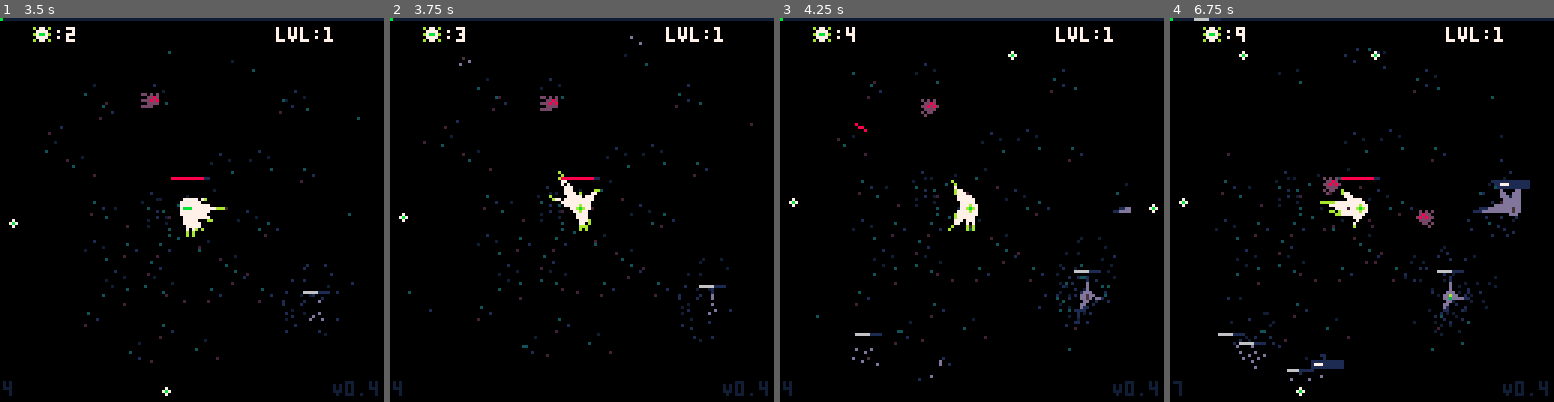
Above: before the commit, frames 1-4 (left to right).
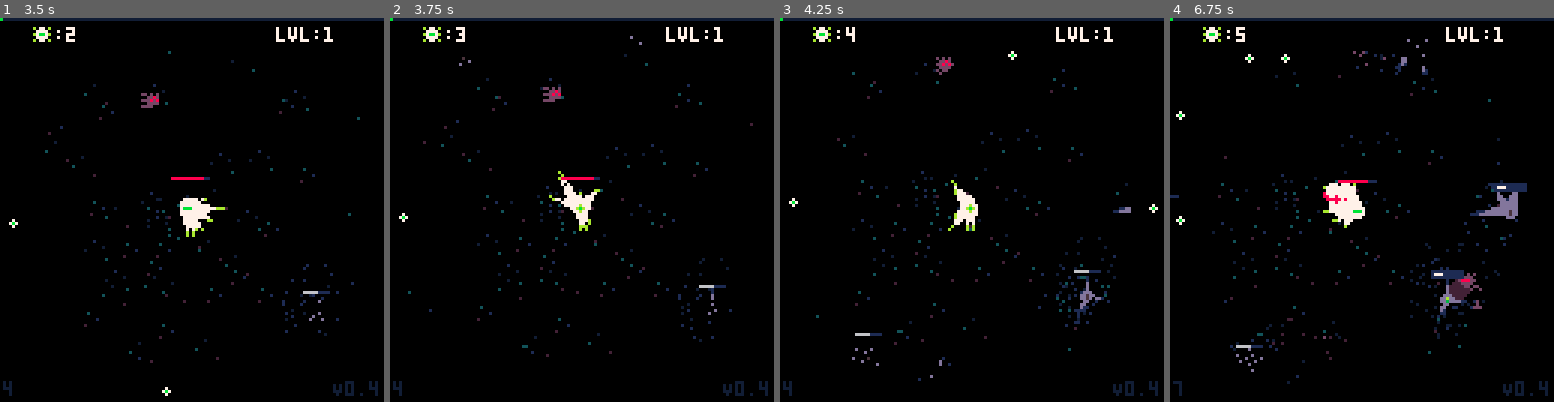
Above: after the commit, the same moments.

Repository: manyweare/heals-p8
Game: PICO-8 cartridge healers.p8
Two runs of this game, one before a commit and one after it. Both use one fixed random seed, a clock stepped at 60 frames per second and the inputs below.
Inputs:
- Up to frame 1 (3.5 s): tap X (X key) at 0.33, 1.07, 1.85, 2.97 s; tap O (Z key) at 0.7, 1.7, 2.1, 2.5, 2.9, 3.3 s; hold Right 1.6-2.1 s; hold Up 2.15-2.42 s; hold Right 2.47-3.03 s; hold Left from 3.08 s (still down)
- Up to frame 2 (3.75 s): release Left at 3.58 s; hold Down from 3.63 s (still down); tap O (Z key) at 3.7 s
- Up to frame 3 (4.25 s): release Down at 3.97 s; hold Right from 4.02 s (still down); tap X (X key) at 4.08 s; tap O (Z key) at 4.1 s
- Up to frame 4 (6.75 s): tap O (Z key) every 0.4 s from 4.5 to 6.5 s; release Right at 4.68 s; hold Up 4.73-5.03 s; hold Left 5.08-5.68 s; tap X (X key) at 5.2, 6.32 s; hold Down 5.73-6.03 s; hold Right 6.08-6.58 s; hold Right from 6.63 s (still down)

Frame 1 is identical in both runs. In frame 2, 0.2% of the frame differs, in the area x 39-45%, y 17-25%; in frame 3, 0.3%; in frame 4, 5.7%, in the area x 0-94%, y 0-99%.

Commit message:
XP item batching

Diff:
--- a/heals.lua
+++ b/heals.lua
@@ -53,10 +53,8 @@
 	-- player abilities
 	all_heals = { beam, aoe, proj, chain, orb }
 	curr_heals = { beam }
-
 	--current heals in the queue
 	heals = {}
-
 	--eye orb glow lt
 	cast_lt = 12
 	--orb heals
@@ -64,8 +62,8 @@
 end
 
 function update_heals()
-	-- update timer and check ellapsed
-	-- if ellapsed, fire off a heal
+	-- update timer and check ellapsed for all current heals
+	-- if ellapsed, add heal to queue
 	for i, h in inext, curr_heals do
 		h.tmr += 1
 		if h.tmr >= h.freq then
@@ -91,10 +89,10 @@
 end
 
 function new_beam_heal()
-	-- must find a closest hurt entity
-	-- local in_range = nearby(p, entities, beam.range)
-	local _nearby = nearby(p, entities, beam.range)
-	local _tgt = most_hurt(_nearby)
+	-- must find target entity
+	local in_range = nearby(p, entities, beam.range)
+	-- local _tgt = most_hurt(_nearby)
+	local _tgt = closest_hurt(p, in_range)
 	if not is_empty(_tgt) then
 		local h = beam:new({
 			tgt = _tgt,
@@ -135,8 +133,8 @@
 			del(_entities, _tgt)
 			_src = _tgt
 			--range and power reduced with each jump
-			-- range *= .75
-			pwr /= 2
+			range *= .9
+			pwr *= .5
 		end
 	end
 	--fire off heals added to chain
--- a/items.lua
+++ b/items.lua
@@ -9,17 +9,32 @@
 })
 
 function drop_xp(pos, num)
-	for i = 1, num do
+	local i, xpval = 1, 1
+	while i <= num do
 		local x, y = pos.x, pos.y
+		--set initial tgt pos away from player a random amount
 		x = (x > 63) and x + rndf(4, 6) or x - rndf(4, 6)
 		y = (y > 63) and y + rndf(4, 6) or y - rndf(4, 6)
+		--find how many times num is divisible by an amount
+		--to generate bigger xp orbs
+		if i % 10 == 0 then
+			xpval = 10
+			i += 10
+		elseif i % 5 == 0 then
+			xpval = 5
+			i += 5
+		else
+			xpval = 1
+		end
 		local xp = ixp:new({
 			pos = pos,
 			maxspd = rndf(2.5, 4.5),
 			maxfrc = rndf(.25, .65),
-			tgt = pos
+			tgt = pos,
+			val = xpval
 		})
 		add(items, xp)
+		i += 1
 	end
 end
 
@@ -56,7 +71,7 @@
 		end
 		--heading to player so check for collision again
 		if col(pos, 2, p, p.r) then
-			addxp()
+			addxp(val)
 			sfx(_G.sfxt.ixp)
 			del(_G.items, self)
 		end
@@ -66,7 +81,14 @@
 function ixp:draw()
 	local _ENV = self
 	circfill(pos.x, pos.y, 1, 1)
-	pset(pos.x, pos.y, 7)
+	if val == 10 then
+		circfill(pos.x, pos.y, 2, 3)
+		circfill(pos.x, pos.y, 1, 9)
+	elseif val == 5 then
+		circfill(pos.x, pos.y, 1, 9)
+	else
+		pset(pos.x, pos.y, 9)
+	end
 	-- trail_fx(pos.x, pos.y - 1)
-	if (frame % 10 < 5) circfill(pos.x, pos.y, 1, 3)
+	if (frame % 10 < 5) pset(pos.x, pos.y, 1, 7)
 end
--- a/utils.lua
+++ b/utils.lua
@@ -1,9 +1,4 @@
---tools
-
--- function print_align(t, x, y, c, u, v)
--- 	local ox, oy = print(t, 0, 128)
--- 	print(t, x - ox * u, y - (oy - 128) * (v or 0), c)
--- end
+--utils
 
 pi = 3.1416
 
@@ -27,6 +22,14 @@
 function v_rot(v, a) return v_polar(a, v_mag(v)) end
 function v_rotby(v, a) return v_rot(v, v_angle(v) + a) end
 function v_lerp(a, b, t) return v_add(a, v_scale(v_sub(b, a), t)) end
+
+-- function v_smag(v, n)
+-- 	local magsqr = v.x * v.x + v.y * v.y
+-- 	local mag = sqrt(magsqr)
+-- 	-- scale(norm(div(v,mag(sqrt(magsqr(dot(v,v)))))), n)
+-- 	local vn = vector()
+-- 	local vs = vector(vn.x * n, vn.y * n)
+-- end
 
 function v_limit(v, n)
 	if (v_magsq(v) > n * n) v = v_setmag(v, n)
@@ -109,11 +112,16 @@
 end
 
 function is_empty(t)
-	for _, _ in inext, t do
+	for _, _ in pairs(t) do
 		return false
 	end
 	return true
 end
+
+-- function print_align(t, x, y, c, u, v)
+-- 	local ox, oy = print(t, 0, 128)
+-- 	print(t, x - ox * u, y - (oy - 128) * (v or 0), c)
+-- end
 
 --ease library by (https://www.lexaloffle.com/bbs/?tid=40577)
 function lerp(a, b, t)
